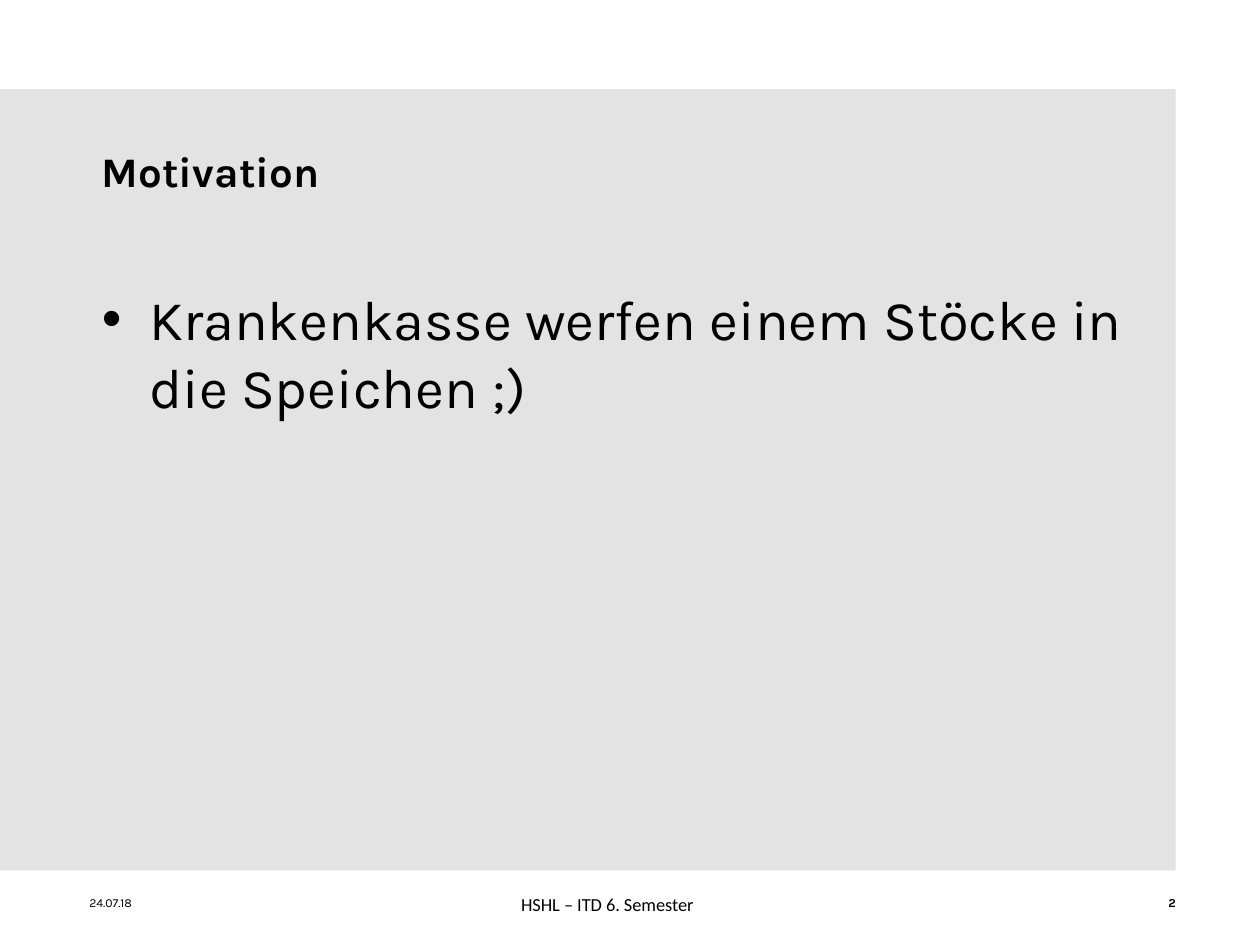
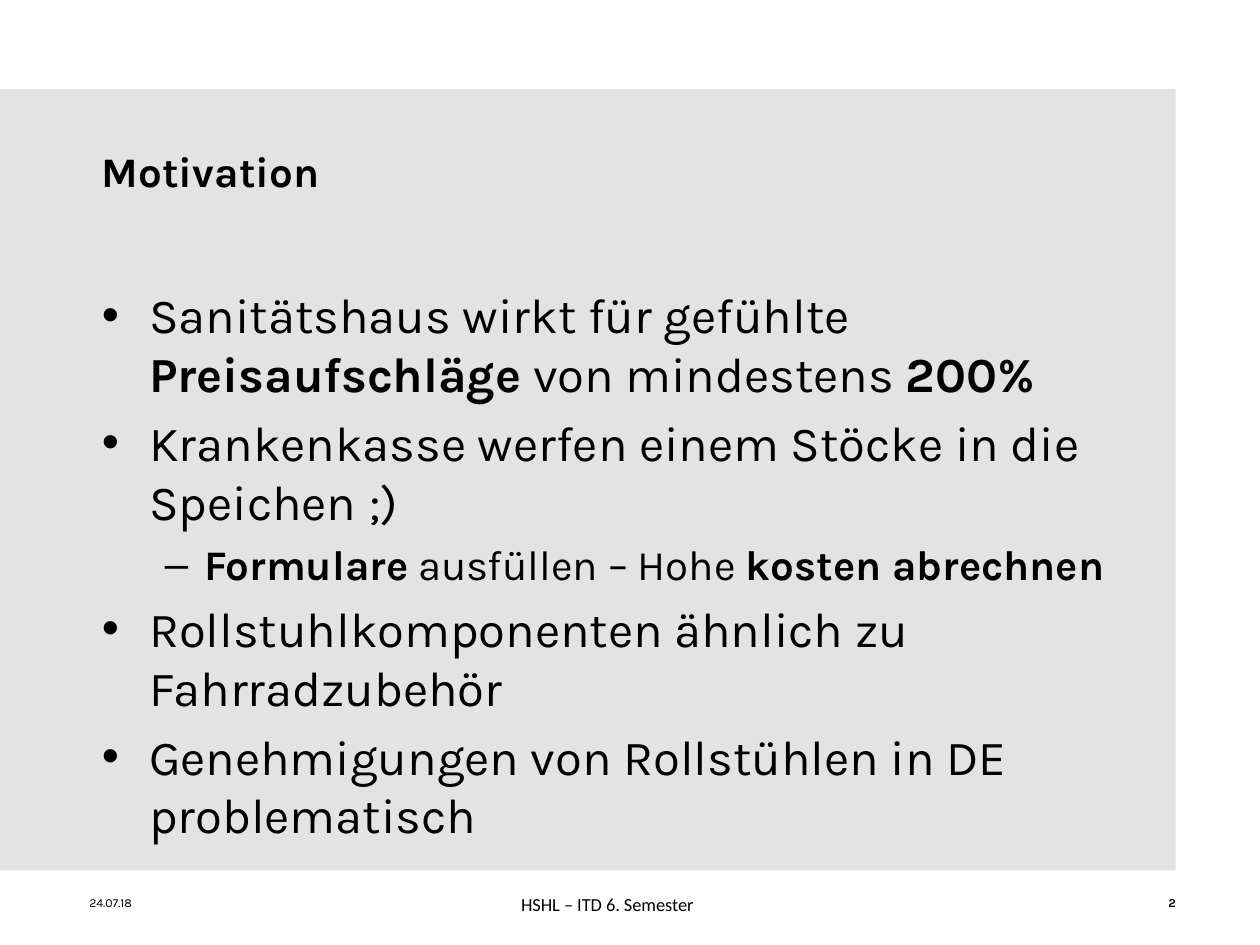
Before and after one commit to ChristineAgethen/Interaktionskonzept_Rollstuhl, a slide deck: slide 2 of Interaktionskonzept.pptx. Drawn at 1260x945 pixels with LibreOffice and Linux fonts; fonts in the diff are those of the drawing; background and template pictures are left out. Boxes give left, top, right and bottom in pixels: in the first picture for what was removed or moved away, otherwise in the second. Text is boxed around its words. In the diff, an @@ line names an element or a change of style, - is before the commit and + after.

```diff
--- a/Interaktionskonzept.pptx
+++ b/Interaktionskonzept.pptx
@@ text at [149, 299, 1035, 404]: paragraph added @@
+• Sanitätshaus wirkt für gefühlte Preisaufschläge von mindestens 200%
@@ text at [149, 427, 1080, 532]: size 32 to 28 pt in "Krankenkasse werfen einem Stöcke in die Speichen ..." @@
@@ text at [149, 551, 1104, 845]: paragraphs added @@
+  – Formulare ausfüllen – Hohe kosten abrechnen
+• Rollstuhlkomponenten ähnlich zu Fahrradzubehör
+• Genehmigungen von Rollstühlen in DE problematisch
```
Also in this commit, not shown: 5 slides added.
